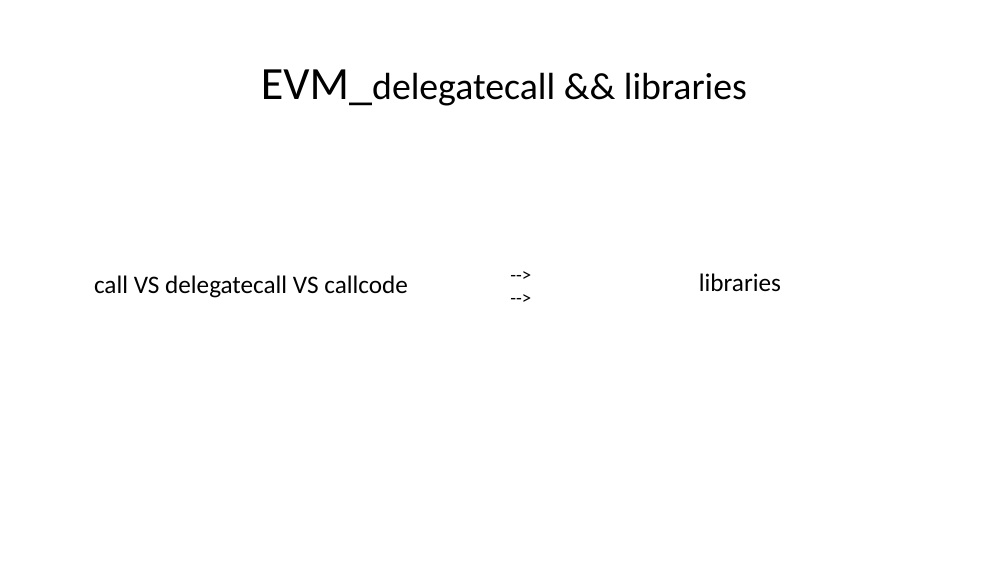
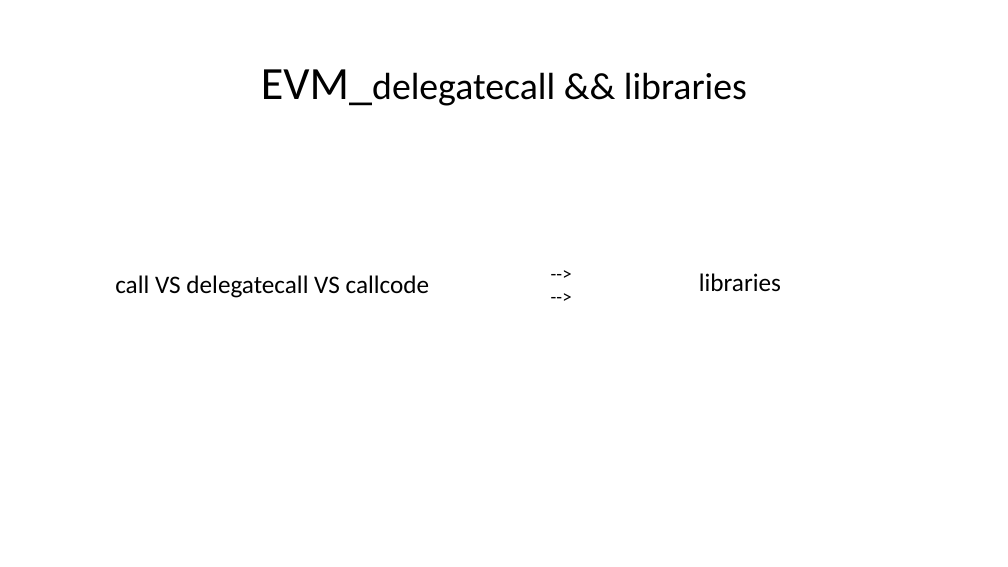
Before and after one commit to kaikai1024/ethereum-me, a slide deck: slide 14 of contract_me.pptx. Drawn at 1008x567 pixels with LibreOffice and Linux fonts; fonts in the diff are those of the drawing. Boxes give left, top, right and bottom in pixels: in the first picture for what was removed or moved away, otherwise in the second. Text is boxed around its words. In the diff, an @@ line names an element or a change of style, - is before the commit and + after.

```diff
--- a/contract_me.pptx
+++ b/contract_me.pptx
@@ text "call VS delegatecall VS callcode": place and size @@
-text "call VS delegatecall VS callcode" at box(94, 275, 408, 298)
+text "call VS delegatecall VS callcode" at box(115, 275, 430, 298)
@@ text "-->": place and size @@
-text "-->" at box(488, 259, 554, 312)
+text "-->" at box(529, 258, 594, 311)
```
Also in this commit, not shown: 4 other slides changed, 9 slides added, 2 slides removed, 1 other file.
